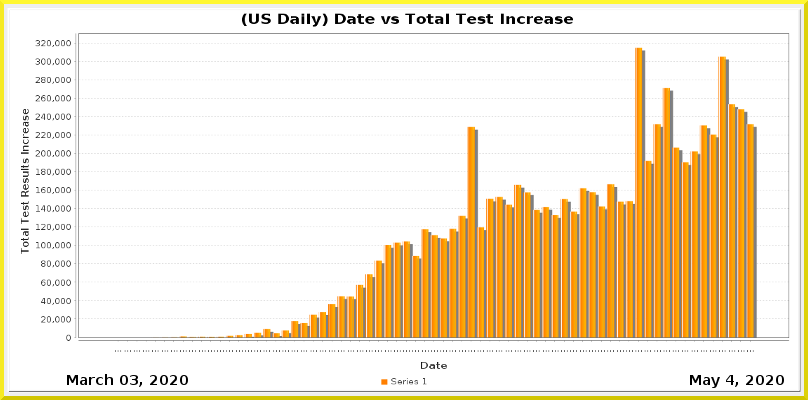
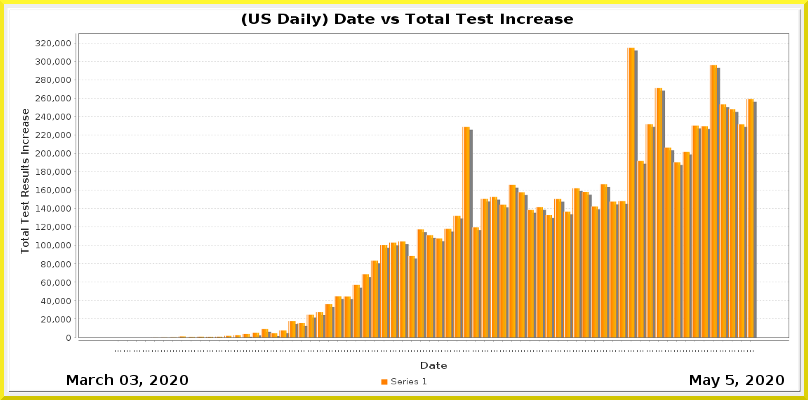
Layer changes from the first w=808, h=400 image to the second:
painted on "Current Date" over [726,375,734,385]
painted on "Date_vs_TestIncrease.png" over [41,17,758,352]
